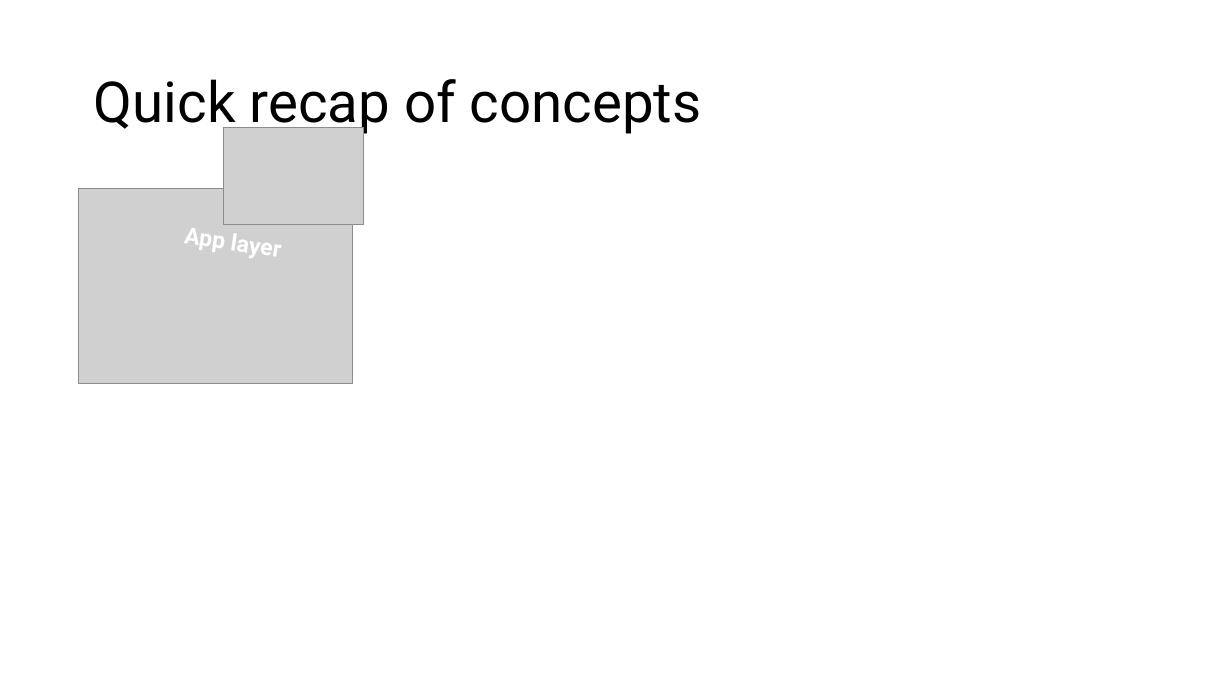
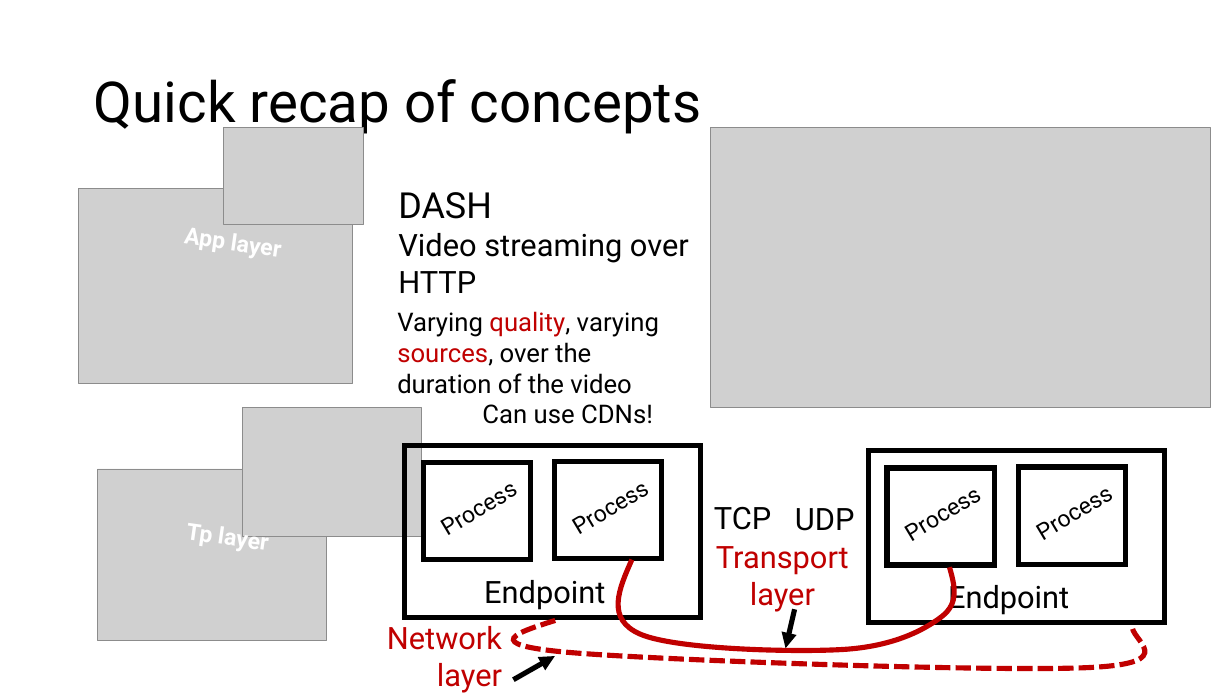
Before and after one commit to ngsrinivas/coursegen, a slide deck: slide 2 of ex/352-S22/staging/352-S22/lectures/10-tp-demul-error-detection.pptx. Drawn at 1232x693 pixels with LibreOffice and Linux fonts; fonts in the diff are those of the drawing; grey boxes stand for pictures. Boxes give left, top, right and bottom in pixels: in the first picture for what was removed or moved away, otherwise in the second. Text is boxed around its words. In the diff, an @@ line names an element or a change of style, - is before the commit and + after.

Commit message:
Edit recap of concepts for lecture 10

```diff
--- a/ex/352-S22/staging/352-S22/lectures/10-tp-demul-error-detection.pptx
+++ b/ex/352-S22/staging/352-S22/lectures/10-tp-demul-error-detection.pptx
@@ picture added at box(711, 128, 1211, 407) @@
@@ text added at box(398, 192, 689, 293), 24 pt, text #000000 @@
+DASH
+Video streaming over HTTP
@@ text added at box(397, 311, 659, 394), 20 pt, text #000000 @@
+Varying quality, varying sources, over the duration of the video
@@ picture added at box(243, 408, 421, 537) @@
@@ text added at box(482, 404, 653, 424), 20 pt, text #000000 @@
+Can use CDNs!
@@ rectangle added at box(405, 445, 701, 617), outline #000000 4 pt @@
@@ picture added at box(98, 470, 327, 641) @@
@@ rectangle added at box(423, 463, 531, 560), outline #000000 4 pt @@
@@ text added at box(425, 456, 547, 549), 18 pt, text #000000 @@
+Process
@@ rectangle added at box(555, 462, 662, 559), outline #000000 4 pt @@
@@ text added at box(557, 455, 679, 549), 18 pt, text #000000 @@
+Process
@@ rectangle added at box(869, 451, 1165, 623), outline #000000 4 pt @@
@@ rectangle added at box(887, 468, 994, 565), outline #000000 4 pt @@
@@ text added at box(889, 462, 1011, 555), 18 pt, text #000000 @@
+Process
@@ rectangle added at box(1019, 467, 1126, 564), outline #000000 4 pt @@
@@ text added at box(1021, 461, 1143, 554), 18 pt, text #000000 @@
+Process
@@ text added at box(714, 506, 771, 530), 24 pt, text #000000 @@
+TCP
@@ text added at box(795, 508, 855, 531), 24 pt, text #000000 @@
+UDP
@@ text added at box(186, 523, 267, 551), 18 pt, text #FFFFFF, bold @@
+Tp layer
@@ freeform shape added at box(618, 560, 955, 651), outline #C00000 4 pt @@
@@ text added at box(716, 546, 849, 613), 24 pt, text #C00000 @@
+Transport
+layer
@@ text added at box(484, 580, 605, 610), 24 pt, text #000000 @@
+Endpoint
@@ text added at box(948, 580, 1069, 615), 24 pt, text #000000 @@
+Endpoint
@@ text added at box(387, 626, 502, 693), 24 pt, text #C00000 @@
+Network layer
@@ freeform shape added at box(514, 620, 1145, 668), outline #C00000 4 pt dashed @@
@@ arrow added from (795, 609) to (786, 649), #000000 4 pt @@
@@ arrow added from (514, 680) to (555, 656), #000000 4 pt @@
```
Also in this commit, not shown: 1 other file.
